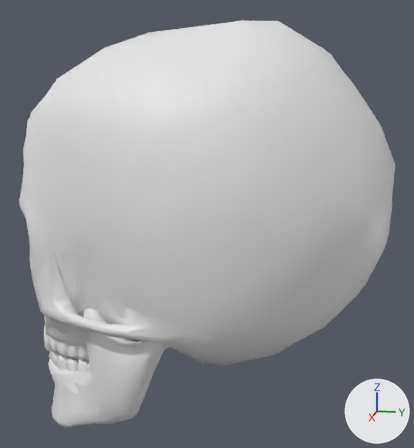
The glTF model assets/eclipse/kit/library_spectres.glb, before and after one commit.
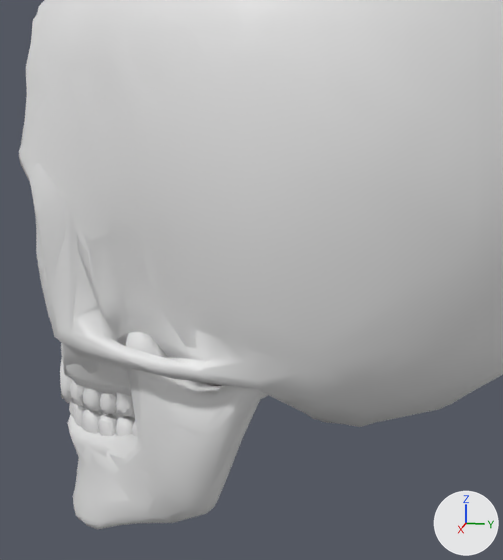
There are two pictures of each version: one whole from a 50 mm camera at (0.1066, 0.0228, 0.0292) aimed at (-0.0008, 0.0014, 0.0024), one close up on the part from 2% to 75% of the width and 24% to 100% of the height. Lighting does not change. The marker at lower right points along +X, +Y and +Z. The first two pictures are the older version.

In view in the first close-up: 'necro_jaw', 'necro_jaw_lite', 'necro_skull', 'necro_skull_lite'.
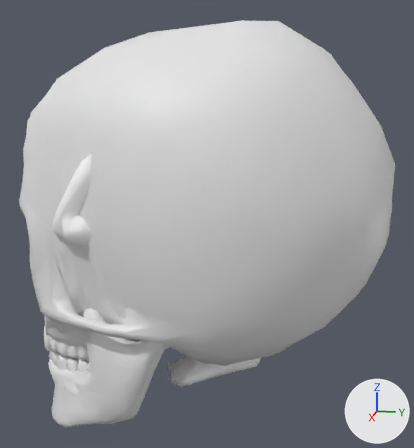
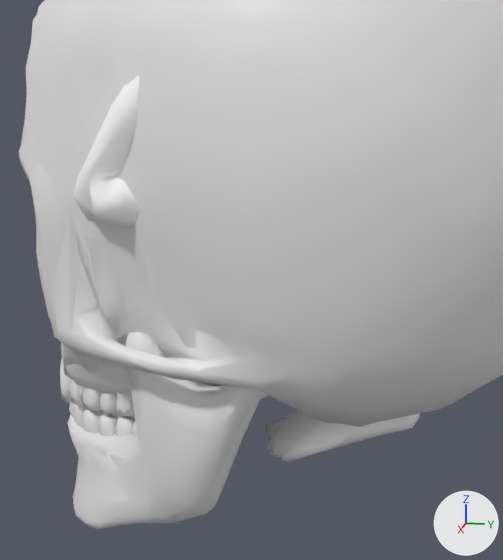
Where the change shows, as pixel boxes (x1, y1, x2, y2) in the close-ups (503 x 560 px):
'alch_homunculus', added (mostly hidden): after (73, 75, 420, 463)

What changed in the scene script:
```text
Add mat_defaultmaterial:
    mat_defaultmaterial = bpy.data.materials.new('DefaultMaterial')
    mat_defaultmaterial.use_nodes = True; mat_defaultmaterial.node_tree.nodes.clear()
    _N = mat_defaultmaterial.node_tree.nodes; _L = mat_defaultmaterial.node_tree.links
    n0 = _N.new('ShaderNodeOutputMaterial'); n0.name = 'Material Output'
    n1 = _N.new('ShaderNodeBsdfPrincipled'); n1.name = 'Principled BSDF'
    n2 = _N.new('ShaderNodeVertexColor'); n2.name = 'Color Attribute'
    _L.new(n1.outputs[0], n0.inputs[0])  # 'BSDF' to 'Surface'
    _L.new(n2.outputs[0], n1.inputs[0])  # 'Color' to 'Base Color'
Add me_alch_homunculus:
    me_alch_homunculus.from_pydata(...)  # 1202 vertices, 2400 faces; spans x -0.0234..0.0234, y -0.0275..0.0275, z -0.0266..0.0266
    me_alch_homunculus.materials.append(mat_defaultmaterial)
Add ob_alch_homunculus:
    ob_alch_homunculus = bpy.data.objects.new('alch_homunculus', me_alch_homunculus)
    ob_alch_homunculus.location = (0.0, 0.0, 0.0)
```
